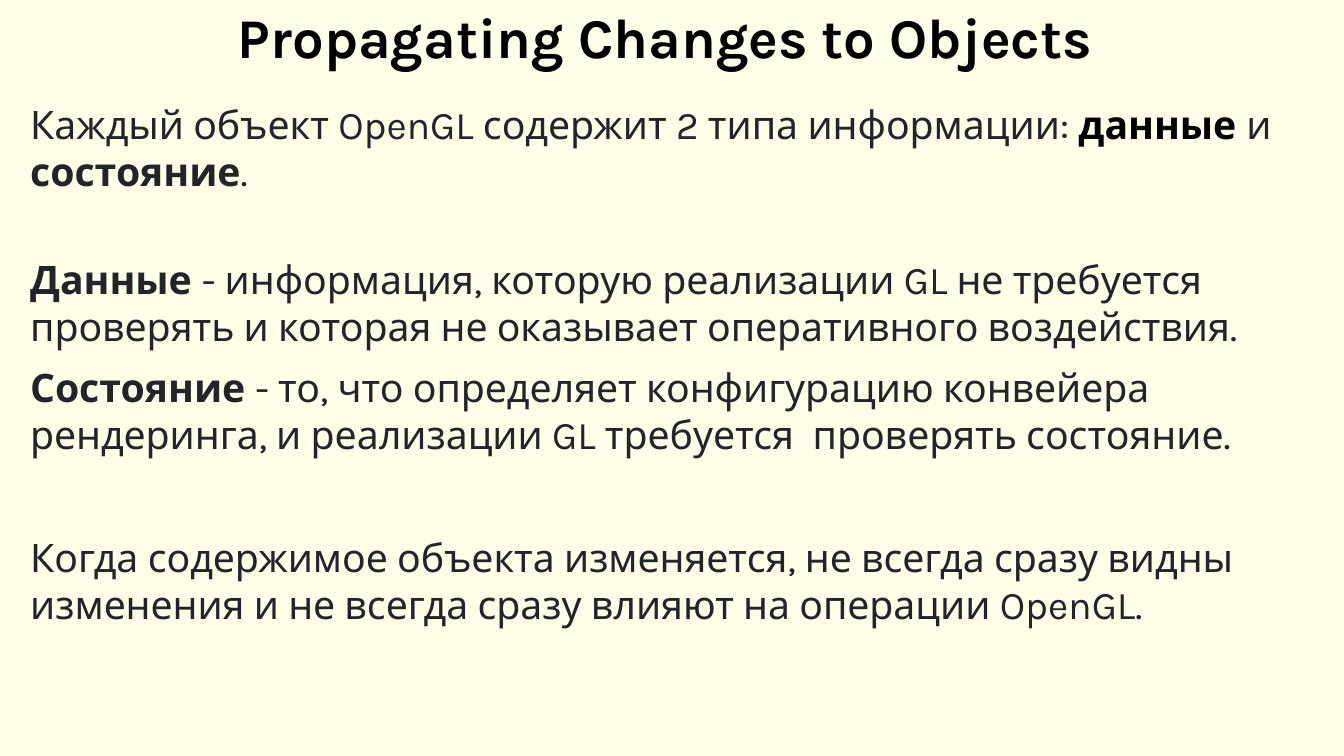
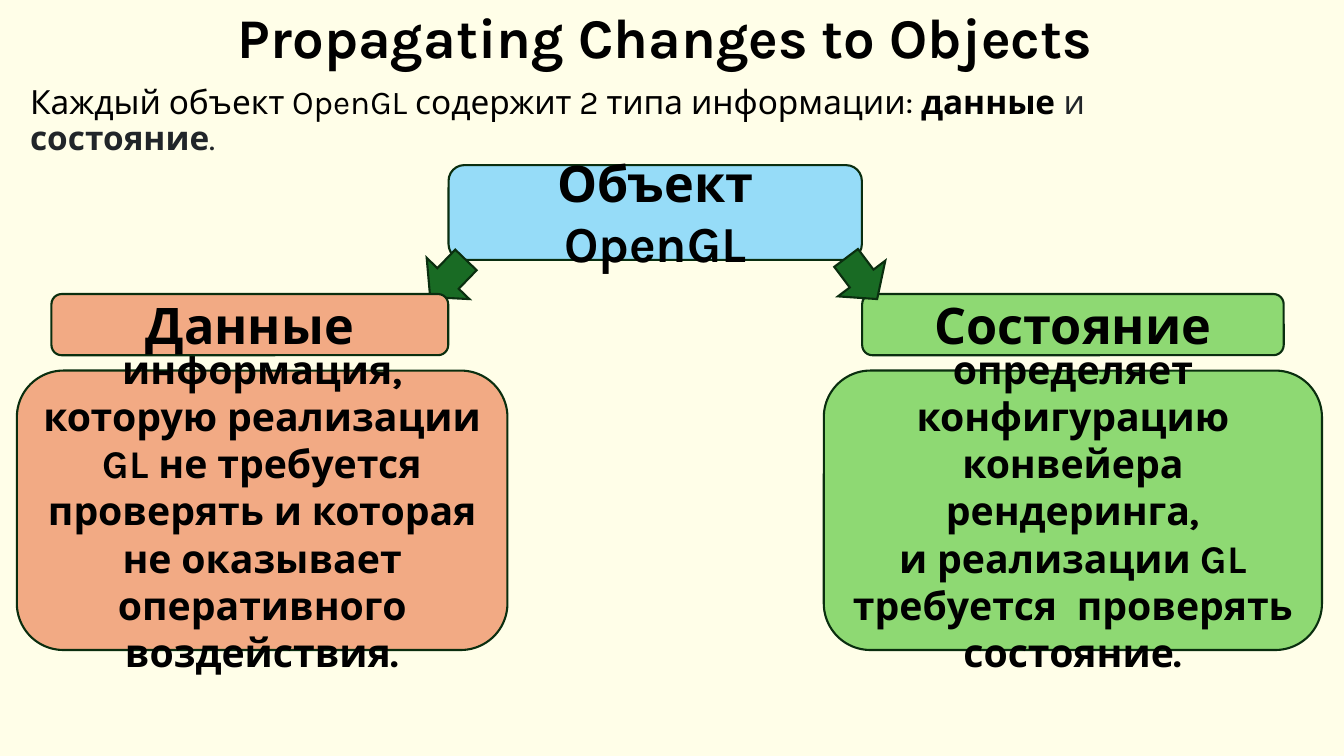
Before and after one commit to DimaVotincev/Graphic, a slide deck: slide 6 of OpenGl.pptx (slide 5 before the commit). Drawn at 1344x756 pixels with LibreOffice and Linux fonts; fonts in the diff are those of the drawing. Boxes give left, top, right and bottom in pixels: in the first picture for what was removed or moved away, otherwise in the second. Text is boxed around its words. In the diff, an @@ line names an element or a change of style, - is before the commit and + after.

```diff
--- a/OpenGl.pptx
+++ b/OpenGl.pptx
@@ text added at (x1=30, y1=88, x2=1085, y2=151), 23.8 pt, text #000000 @@
+Каждый объект OpenGL содержит 2 типа информации: данные и состояние.
@@ subtitle removed at (x1=30, y1=109, x2=1271, y2=629) @@
-Каждый объект OpenGL содержит 2 типа информации: данные и состояние.
-Данные - информация, которую реализации GL не требуется проверять и которая не оказывает оперативного воздействия.
-Состояние - то, что определяет конфигурацию конвейера рендеринга, и реализации GL требуется проверять состояние.
-Когда содержимое объекта изменяется, не всегда сразу видны изменения и не всегда сразу влияют на операции OpenGL.
@@ rounded rectangle added at (x1=449, y1=165, x2=862, y2=260), fill #96DCF8, outline #0B2F10 1.5 pt, 36 pt, text #000000, bold @@
+Объект OpenGL
@@ left arrow added at (x1=409, y1=240, x2=487, y2=318), fill #196B24, outline #0B2F10 1.5 pt @@
@@ left arrow added at (x1=822, y1=240, x2=901, y2=317), fill #196B24, outline #0B2F10 1.5 pt @@
@@ rounded rectangle added at (x1=51, y1=294, x2=449, y2=356), fill #F2AA84, outline #0B2F10 1.5 pt, 36 pt, text #000000, bold @@
+Данные
@@ rounded rectangle added at (x1=862, y1=294, x2=1284, y2=356), fill #8ED973, outline #0B2F10 1.5 pt, 36 pt, text #000000, bold @@
+Состояние
@@ rounded rectangle added at (x1=17, y1=371, x2=508, y2=650), fill #F2AA84, outline #0B2F10 1.5 pt, 28 pt, text #000000, bold @@
+информация, которую реализации GL не требуется проверять и которая не оказывает оперативного воздействия.
@@ rounded rectangle added at (x1=824, y1=371, x2=1322, y2=650), fill #8ED973, outline #0B2F10 1.5 pt, 28 pt, text #000000, bold @@
+определяет конфигурацию конвейера рендеринга, и реализации GL требуется проверять состояние.
```
Also in this commit, not shown: 2 other slides changed, 2 slides added.
